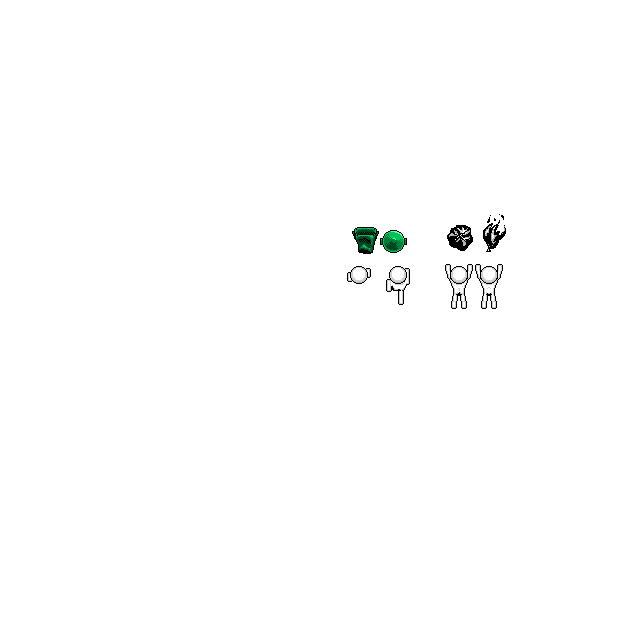
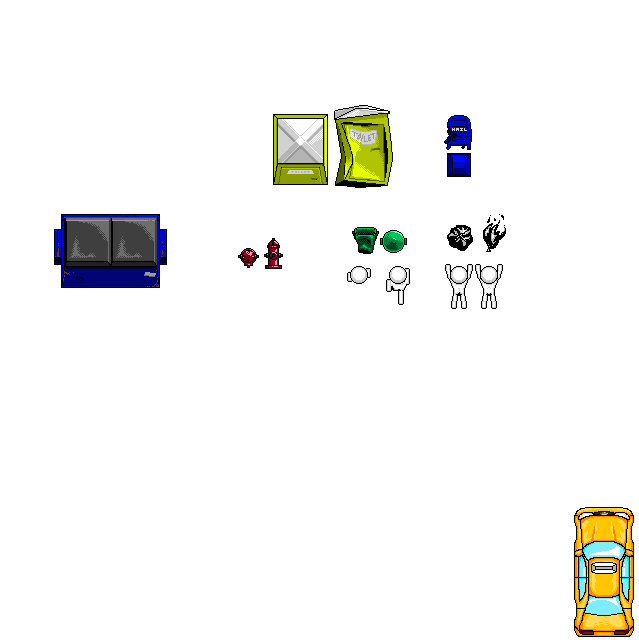
Revision of a layered w=639, h=640 image; what changed, layer by layer:
added layer "Layer 10" above "Layer 9" over [238, 115, 634, 637]
added layer "Layer 9" above "toilet" over [54, 214, 167, 288]
added layer "toilet" above "Layer 7" over [273, 105, 393, 188]
